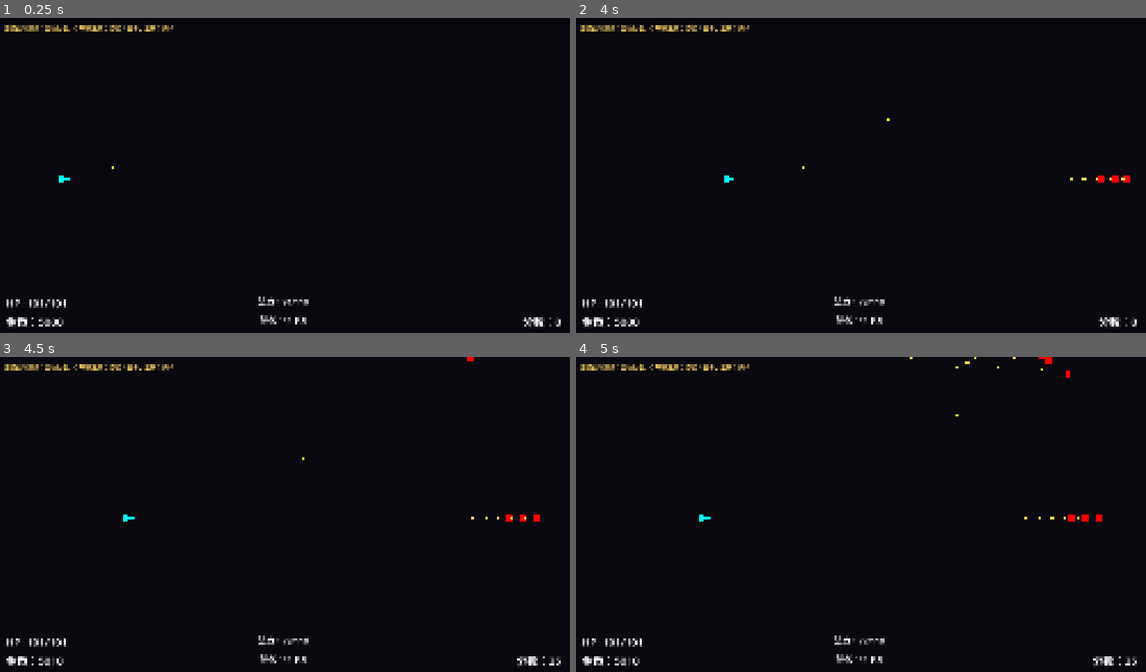
Above: before the commit, frames 1-4 (two rows, left to right).
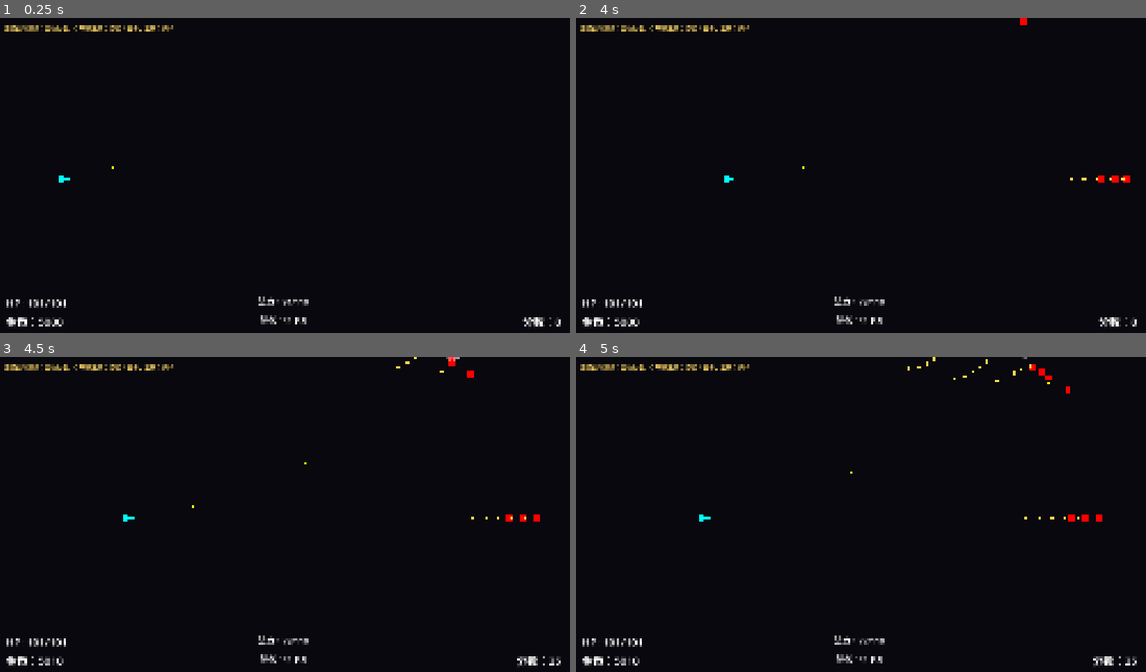
Above: after the commit, the same moments.

Repository: lzh9715/Vertical_Shooter
Game: Godot game, scene res://debug/WandBattleTest.tscn
The game is run twice, just before and just after one commit, with the same random seed, the same clock (stepped at 60 frames per second) and the same inputs. This scene is started directly instead of the project's main scene.
Inputs (mouse positions are in pixels of both pictures, inside the frame that each line leads up to):
- Up to frame 1 (0.25 s): no input
- Up to frame 2 (4 s): tap Enter at 0.5, 2 s; move the mouse to (986, 162) at 0.52 s; hold D (move_right) 0.53-1.25 s; tap 1 at 0.6 s; click (986, 162) at 0.67 s; tap Space at 1.25 s; drag from (747, 194) to (838, 65) at 1.27 s; move the mouse to (918, 109) at 2.02 s; hold D (move_right) 2.03-2.75 s; tap 3 at 2.1 s; drag from (832, 244) to (1134, 178) at 2.77 s; move the mouse to (1032, 225) at 3.52 s; hold A (move_left) from 3.53 s (still down); tap B at 3.6 s
- Up to frame 3 (4.5 s): release A (move_left) at 4.25 s; drag from (114, 470) to (541, 517) at 4.27 s
- Up to frame 4 (5 s): no input

Frame 1 is identical in both runs. In frame 2, less than 0.1% of the frame differs, in the area x 54-80%, y 0-33%; in frame 3, 0.1%; in frame 4, 0.2%, in the area x 48-87%, y 0-38%.

Commit message:
fix: 敌人改为摄像机视野外生成并支持由下往上
- QueueData / FormationData 使用当前摄像机视野锚点生成
- 保留无摄像机时的地图锚点回退
- 新增 Bottom_To_Top 方向，支持下边缘生成后向上移动

Diff:
--- a/data/core/FormationData.gd
+++ b/data/core/FormationData.gd
@@ -17,7 +17,7 @@
 		push_warning("FormationData 缺 shape")
 		return
 
-	var center := ScreenUtil.world_from_anchor(anchor) + offset_px * ScreenUtil.scale_factor()
+	var center := ScreenUtil.world_from_view_anchor(anchor) + offset_px * ScreenUtil.scale_factor()
 	var scale := ScreenUtil.scale_factor()
 	var offsets := shape.build_offsets(count, spacing)
 
@@ -49,4 +49,5 @@
 		"Right_To_Left": return PI
 		"Left_To_Right": return 0.0
 		"Top_To_Bottom": return PI * 0.5
+		"Bottom_To_Top": return -PI * 0.5
 		_: return PI      # 横版默认向左
--- a/data/core/QueueData.gd
+++ b/data/core/QueueData.gd
@@ -5,7 +5,7 @@
 @export var spacing_time: float = 0.2
 
 func spawn(spawner) -> void:
-	var start := ScreenUtil.world_from_anchor(anchor) + offset_px * ScreenUtil.scale_factor()
+	var start := ScreenUtil.world_from_view_anchor(anchor) + offset_px * ScreenUtil.scale_factor()
 
 	for i in range(count):
 		var enemy = spawner.create_enemy(enemy_data)
--- a/scripts/core/ScreenUtil.gd
+++ b/scripts/core/ScreenUtil.gd
@@ -39,6 +39,28 @@
 	var s := world_size()
 	return Vector2((anchor.x + 1.0) * 0.5 * s.x, (anchor.y + 1.0) * 0.5 * s.y)
 
+## 归一化锚点(-1~1) → 当前摄像机视野外侧的世界坐标。
+## 没有摄像机时回退到整张地图的锚点。
+static func world_from_view_anchor(anchor: Vector2) -> Vector2:
+	var tree := Engine.get_main_loop() as SceneTree
+	if tree == null or tree.root == null:
+		return world_from_anchor(anchor)
+
+	var viewport := tree.root.get_viewport()
+	if viewport == null:
+		return world_from_anchor(anchor)
+
+	var camera := viewport.get_camera_2d()
+	if camera == null:
+		return world_from_anchor(anchor)
+
+	var view_size := viewport.get_visible_rect().size
+	var center := camera.get_screen_center_position()
+	return center + Vector2(
+		anchor.x * view_size.x * 0.5,
+		anchor.y * view_size.y * 0.5
+	)
+
 ## 摄像机 y 的可移动范围（保持视口不出世界）
 static func camera_y_range() -> Vector2:
 	var half := size().y * 0.5
--- a/scripts/enemies/Enemy.gd
+++ b/scripts/enemies/Enemy.gd
@@ -97,6 +97,7 @@
 		"Right_To_Left": return Vector2.LEFT
 		"Left_To_Right": return Vector2.RIGHT
 		"Top_To_Bottom": return Vector2.DOWN
+		"Bottom_To_Top": return Vector2.UP
 		_: return Vector2.LEFT
 
 # ---------- 攻击序列 ----------
--- a/scripts/spawn/SpawnGroup.gd
+++ b/scripts/spawn/SpawnGroup.gd
@@ -11,7 +11,7 @@
 @export var offset_px := Vector2.ZERO       # 锚点基础上的像素微调
 
 @export_group("行为")
-@export_enum("Right_To_Left", "Left_To_Right", "Top_To_Bottom") var direction := "Right_To_Left"
+@export_enum("Right_To_Left", "Left_To_Right", "Top_To_Bottom", "Bottom_To_Top") var direction := "Right_To_Left"
 @export var movement: MovementPattern
 
 ## 由 EnemySpawner 调用：把这一组敌人实例化并放进场景
